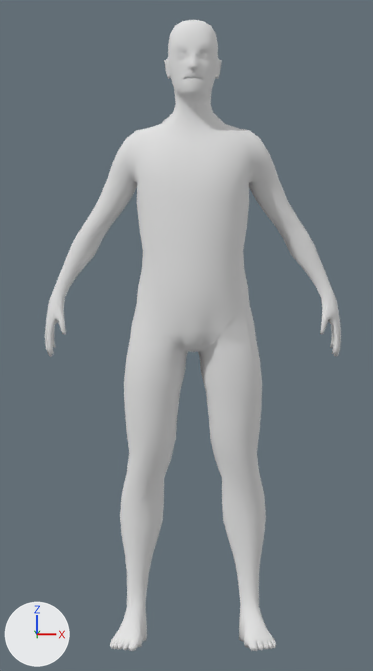
An edit to the Blender file Mapeado cuerpo.blend, drawn before and after from the same camera.
One viewpoint serves both versions: the file's camera 'Camera'. The axes (+X, +Y, +Z) are drawn at lower left. The lights are the same throughout.

Objects in the first picture: 'Basemesh_FullbodyMale'.
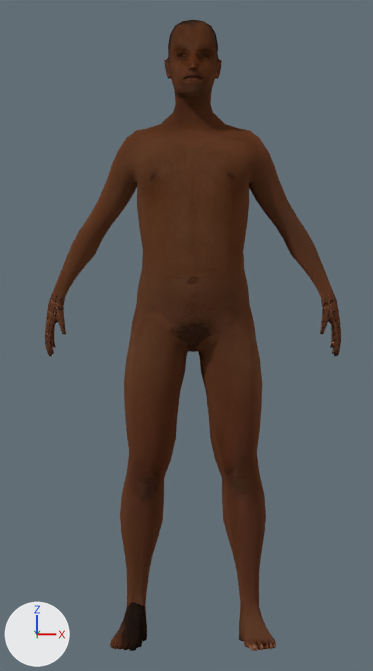
Location of each change, [x1, y1, x2, y2] in pixels of the pictures (373 x 671 px):
'Basemesh_FullbodyMale', surface changed (grey to brown)
    both: [45, 20, 341, 651]

Edits to the bpy script that builds the scene:
```text
Add img_middleage_darkskinned_male_diffuse_png:
    img_middleage_darkskinned_male_diffuse_png = load_image('middleage_darkskinned_male_diffuse.png', '_unpacked/middleage_darkskinned_male_diffuse.png', 2048, 2048, 'sRGB')
Change mat_matcap:
    add n2 = _N.new('ShaderNodeTexCoord'); n2.name = 'Texture Coordinate'
    where n1 = _N.new('ShaderNodeBsdfDiffuse'); n1.name = 'Diffuse BSDF'
    remove n1.inputs[1].default_value = 0.5  # 'Roughness'
    add n3 = _N.new('ShaderNodeTexImage'); n3.name = 'Image Texture'
    add n3.image = img_middleage_darkskinned_male_diffuse_png
    add _L.new(n2.outputs[2], n3.inputs[0])  # 'UV' to 'Vector'
    add _L.new(n3.outputs[0], n1.inputs[0])  # 'Color' to 'Color'
    add _L.new(n3.outputs[1], n1.inputs[1])  # 'Alpha' to 'Roughness'
```
